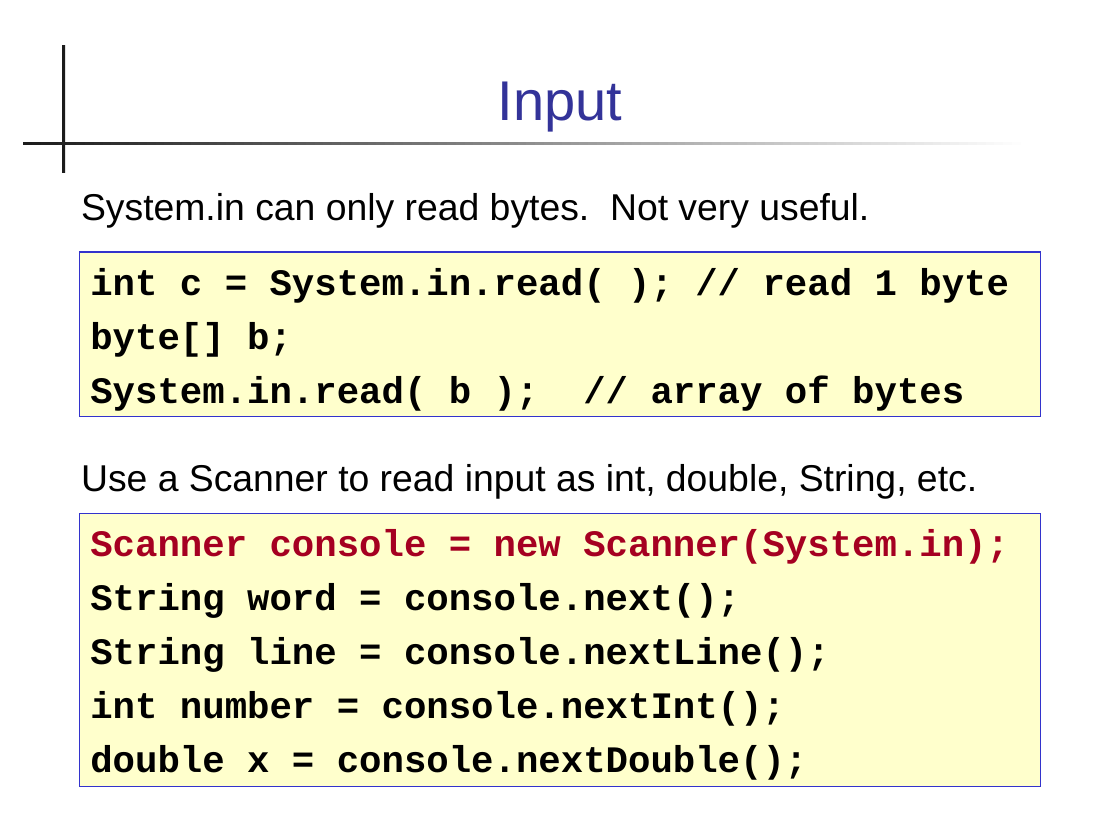
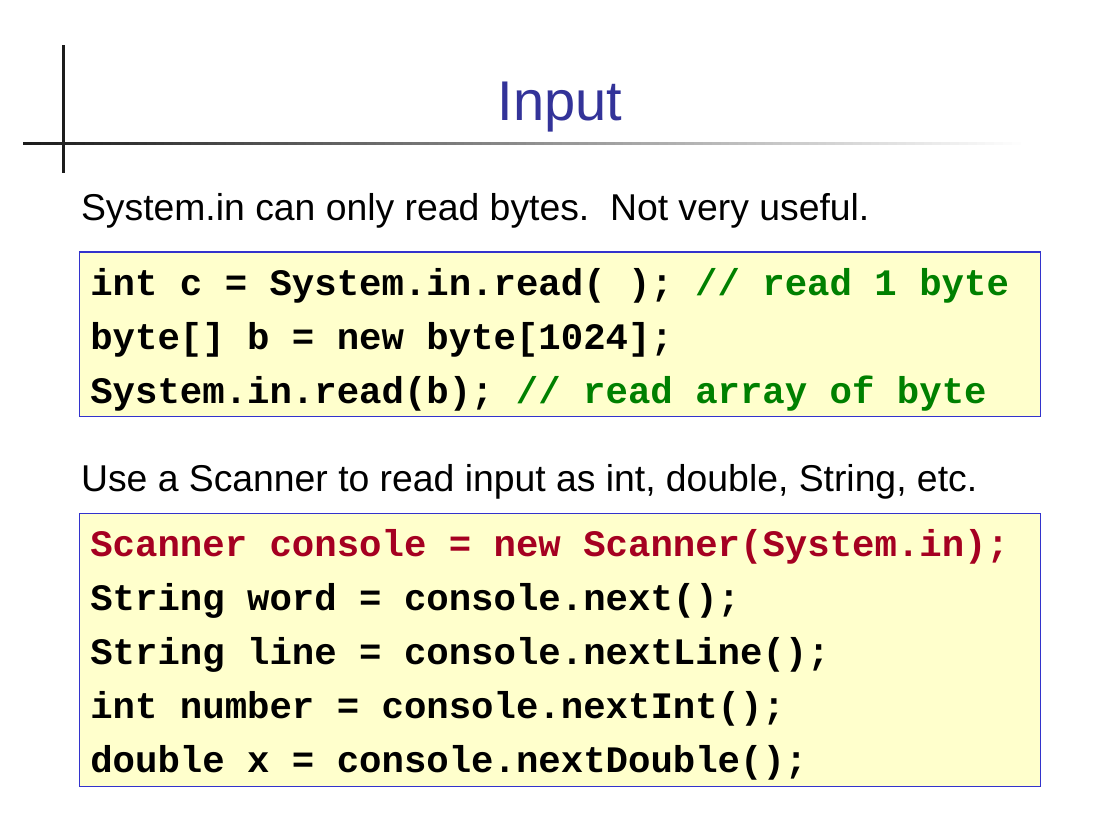
Before and after one commit to cpske/programming1, a slide deck: slide 55 of week2/X-Java-Basics.ppt. Drawn at 1120x840 pixels with LibreOffice and Linux fonts; fonts in the diff are those of the drawing. Boxes give left, top, right and bottom in pixels: in the first picture for what was removed or moved away, otherwise in the second. Text is boxed around its words. In the diff, an @@ line names an element or a change of style, - is before the commit and + after.

```diff
--- a/week2/X-Java-Basics.ppt
+++ b/week2/X-Java-Basics.ppt
@@ text in rectangle at (x1=90, y1=268, x2=1009, y2=303): text colour #000000 to #008000 in "// read 1 byte" @@
@@ text in rectangle at (x1=90, y1=322, x2=987, y2=411): text changed @@
-byte[] b;
-System.in.read( b ); // array of bytes
+byte[] b = new byte[1024];
+System.in.read(b); // read array of byte
```
Also in this commit, not shown: 21 other slides changed, 7 other files.
